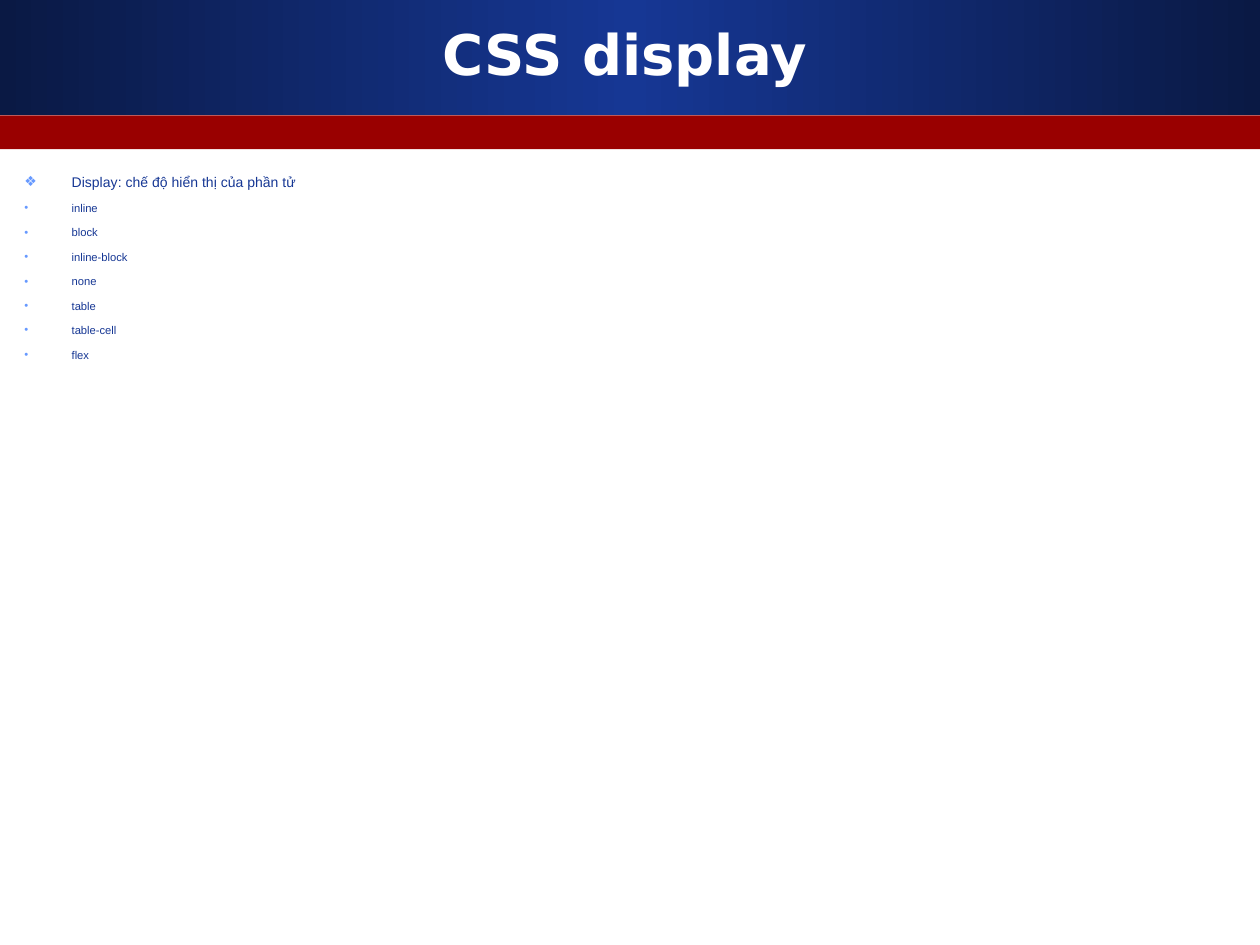
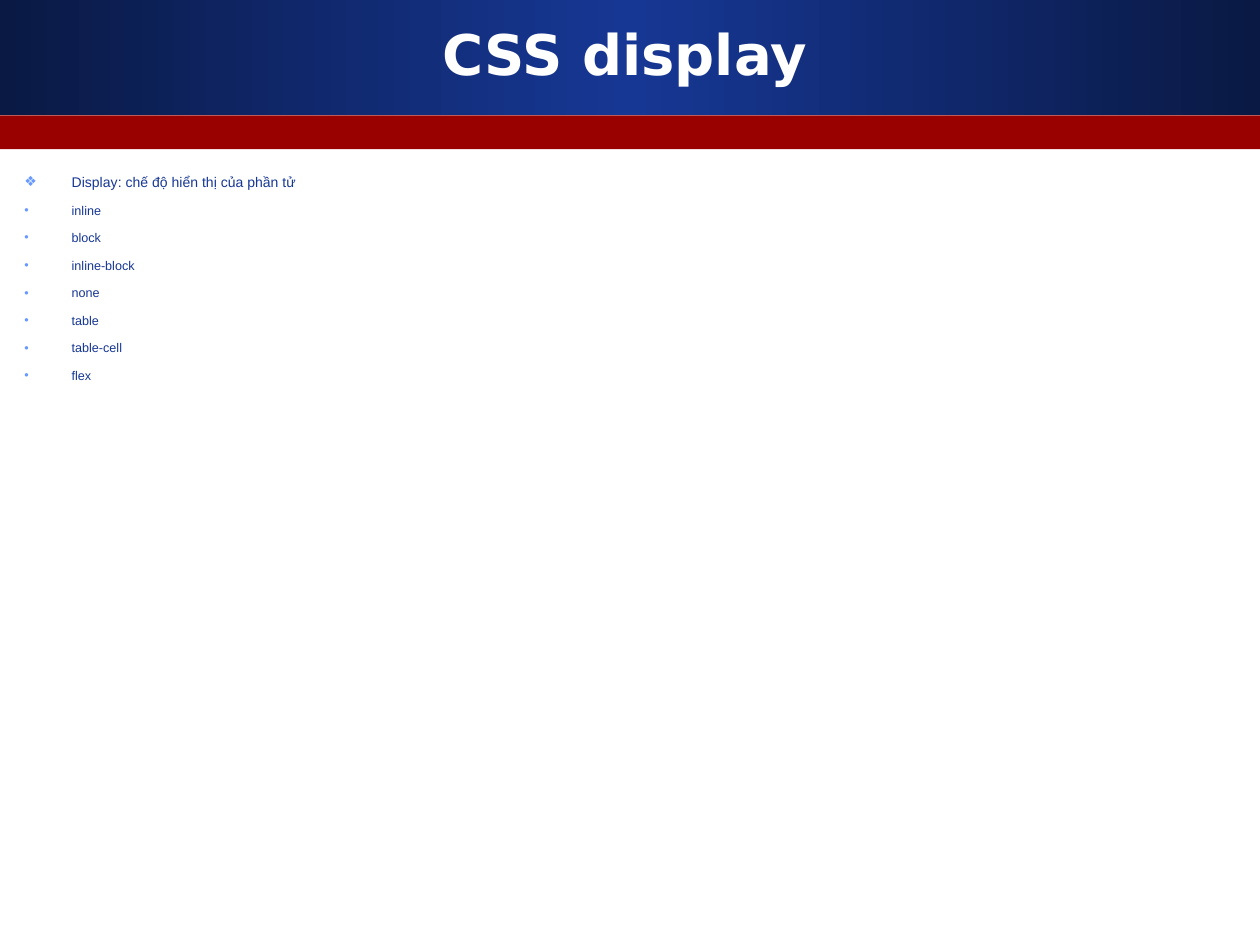
Before and after one commit to nguyenvietmanhit/frontend10, a slide deck: slide 5 of Day03_CSS_Part_2_Layout/Slide_bai_giang/1_CSS_Part_2.ppt. Drawn at 1260x945 pixels with LibreOffice and Linux fonts; fonts in the diff are those of the drawing. Boxes give left, top, right and bottom in pixels: in the first picture for what was removed or moved away, otherwise in the second. Text is boxed around its words. In the diff, an @@ line names an element or a change of style, - is before the commit and + after.

```diff
--- a/Day03_CSS_Part_2_Layout/Slide_bai_giang/1_CSS_Part_2.ppt
+++ b/Day03_CSS_Part_2_Layout/Slide_bai_giang/1_CSS_Part_2.ppt
@@ text at <box>72,206,135,380</box>: size 6.4 to 7.2 pt in "inline", "block", "inline-block", "none" and 3 more places @@
```
Also in this commit, not shown: 1 other slide changed, 1 slide removed, 3 other files.
